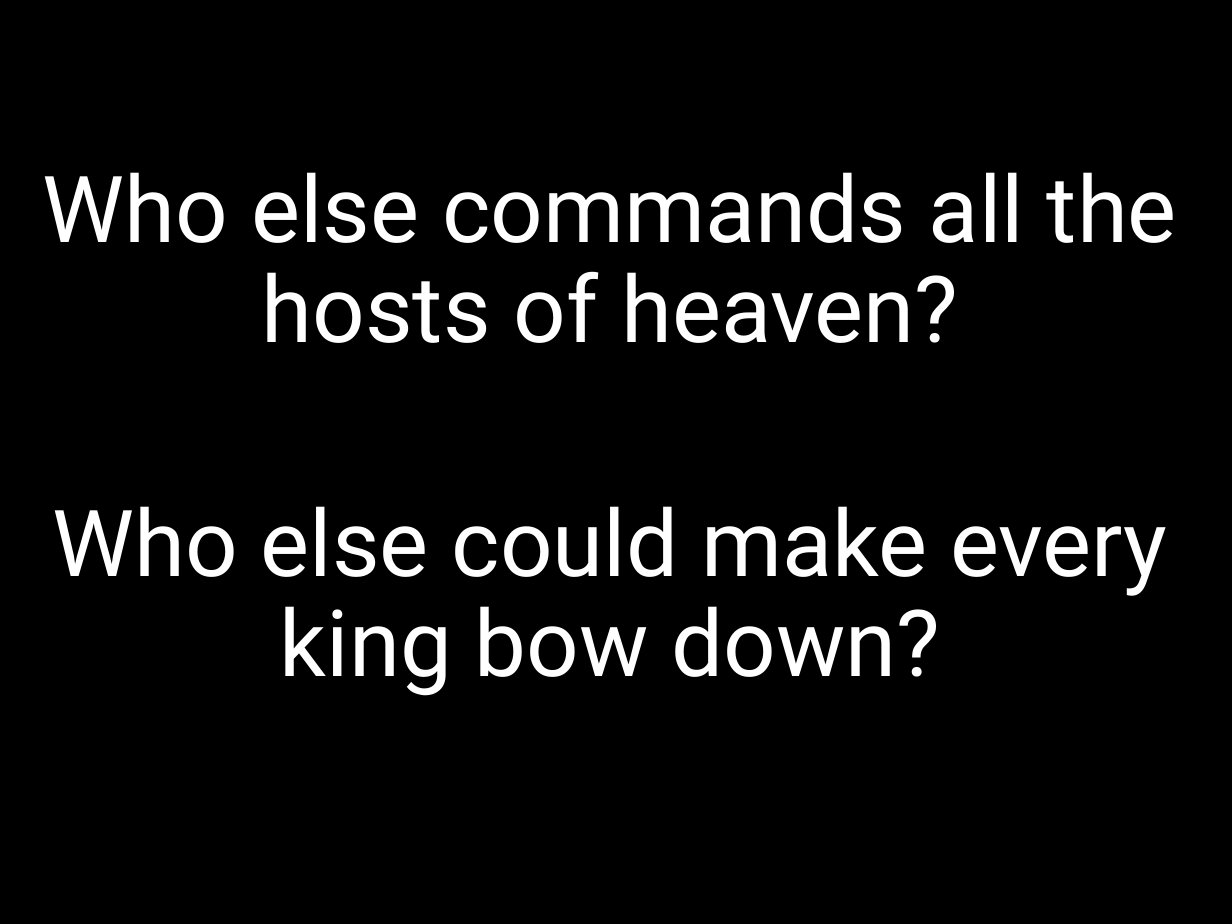
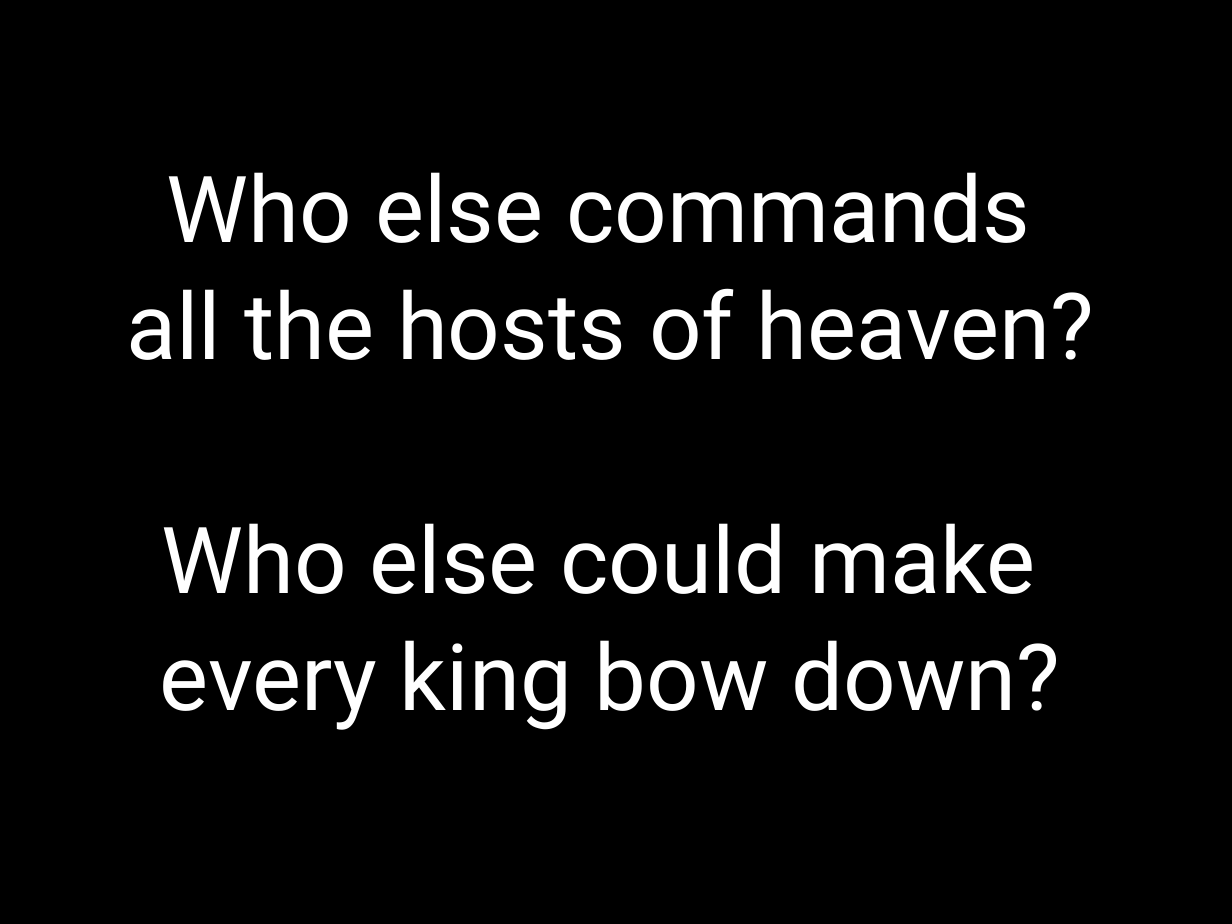
Before and after one commit to kendall412/worship, a slide deck: slide 2 of Only a Holy God.pptx. Drawn at 1232x924 pixels with LibreOffice and Linux fonts; fonts in the diff are those of the drawing. Boxes give left, top, right and bottom in pixels: in the first picture for what was removed or moved away, otherwise in the second. Text is boxed around its words. In the diff, an @@ line names an element or a change of style, - is before the commit and + after.

```diff
--- a/Only a Holy God.pptx
+++ b/Only a Holy God.pptx
@@ subtitle at [126,172,1094,730]: text changed @@
-Who else commands all the hosts of heaven?
-Who else could make every king bow down?
+Who else commands
+all the hosts of heaven?
+Who else could make
+every king bow down?
```
Also in this commit, not shown: 4 other slides changed, 2 slides added, 11 other files.
